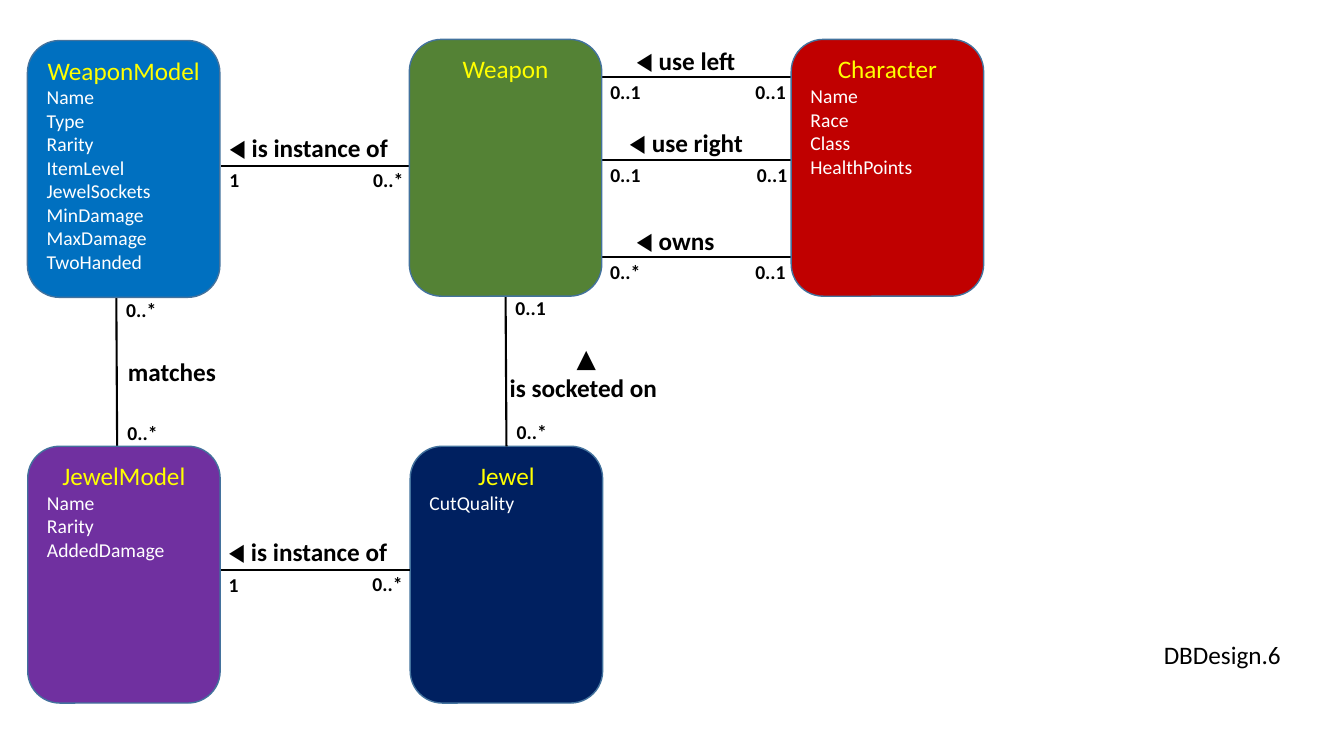
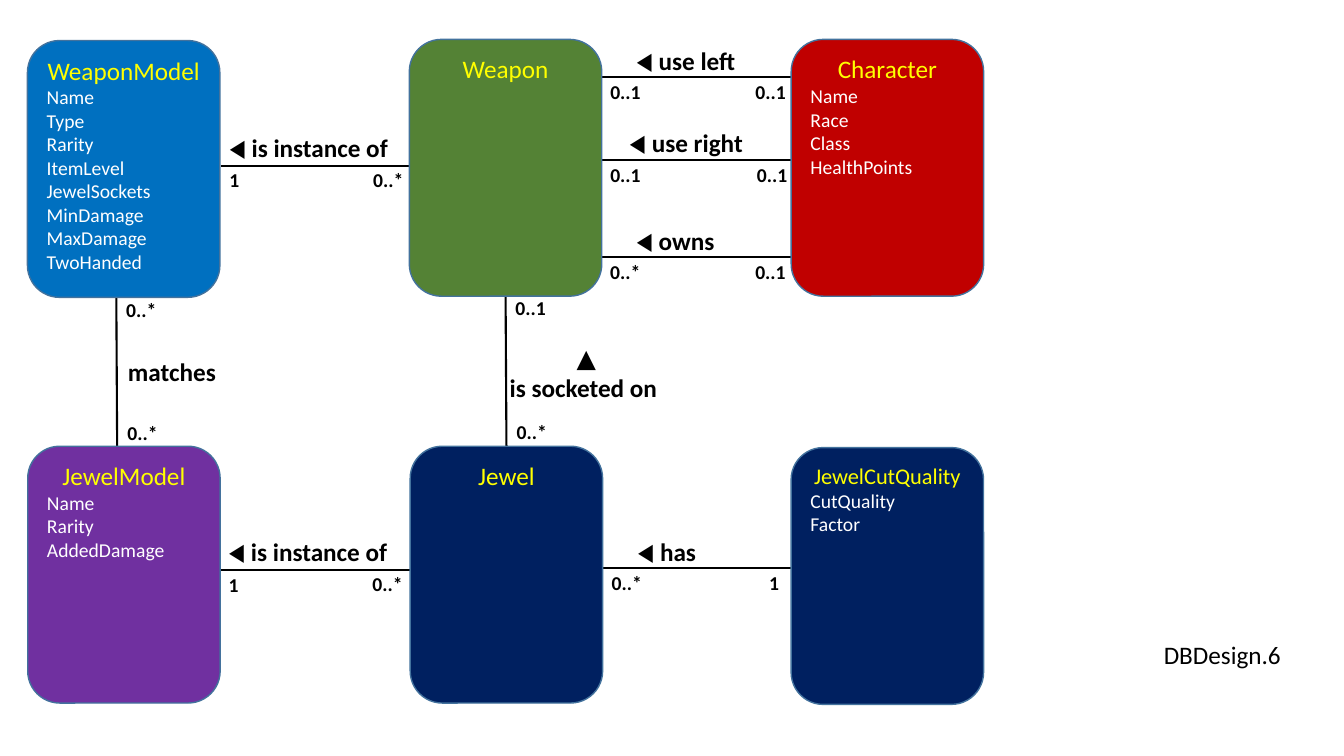
Before and after one commit to perl-easj/OOProg, a slide deck: slide 6 of Chap/DB/Presentations/DomainModels.pptx. Drawn at 1344x756 pixels with LibreOffice and Linux fonts; fonts in the diff are those of the drawing. Boxes give left, top, right and bottom in pixels: in the first picture for what was removed or moved away, otherwise in the second. Text is boxed around its words. In the diff, an @@ line names an element or a change of style, - is before the commit and + after.

Commit message:
Adjusted DB domain model slightly
Jewel cut quality now a separate class

```diff
--- a/Chap/DB/Presentations/DomainModels.pptx
+++ b/Chap/DB/Presentations/DomainModels.pptx
@@ rounded rectangle added at bbox=[791, 448, 984, 705], fill #002060, outline #43739E 1 pt, 14 pt, text #FFFFFF @@
+JewelCutQuality
+CutQuality
+Factor
@@ text in rounded rectangle at bbox=[429, 496, 514, 513]: paragraph removed @@
-CutQuality
@@ line added from (603, 568) to (792, 568), #000000 1.5 pt @@
@@ text added at bbox=[660, 543, 696, 562], 18 pt, text #000000, bold @@
+◀ has
@@ text added at bbox=[612, 576, 642, 590], 14 pt, text #000000, bold @@
+0..*
@@ text added at bbox=[769, 577, 779, 590], 14 pt, text #000000, bold @@
+1
```
Also in this commit, not shown: 1 other file.
